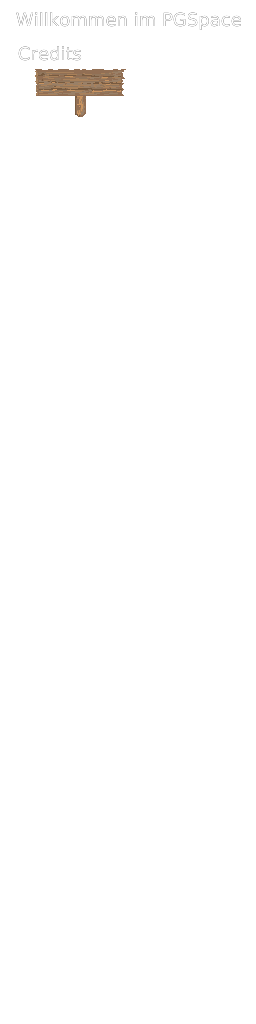
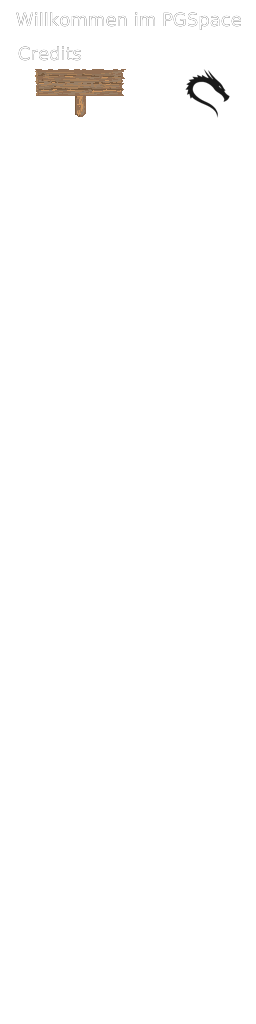
Before/after of a w=256, h=1024 layered artwork. What changed in the layer stack:
added layer "Kali-Logo" above "Layer 1" over <box>185,69,230,118</box>
